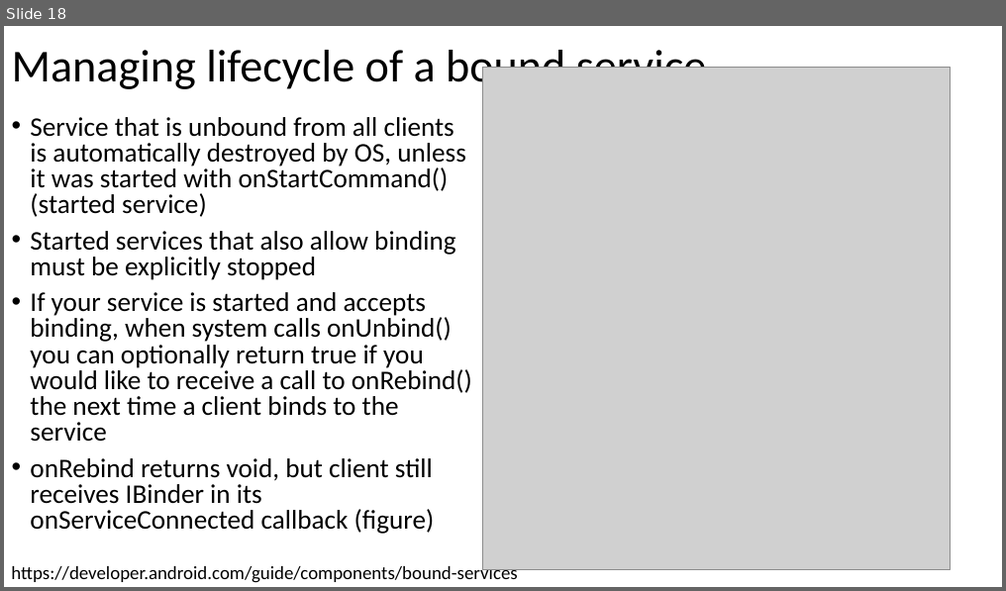
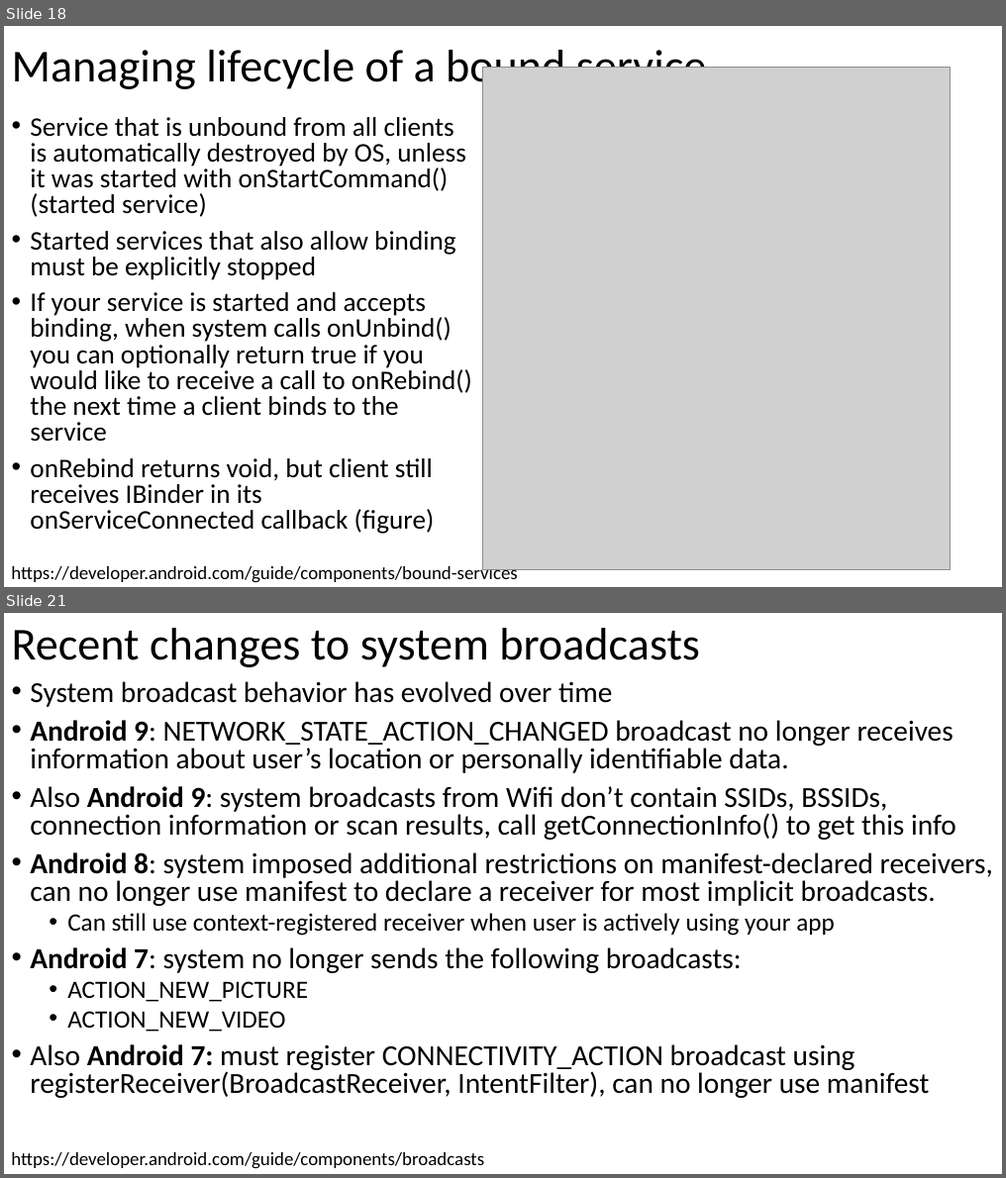
Before and after one commit to russellu/cs230, a slide deck: Lecture_10.pptx. Shown one above the other, each under a label of ours: slide 18 before the commit, slides 18 and 21 after it; the slides between them are not shown. The pictures are 1006x591 and 1006x1178 pixels, drawn with LibreOffice and Linux fonts; fonts in the diff are those of the drawing; grey boxes stand for pictures. Boxes give left, top, right and bottom in pixels: in the first picture for what was removed or moved away, otherwise in the second. Text is boxed around its words. In the diff, an @@ line names an element or a change of style, - is before the commit and + after.

```diff
--- a/Lecture_10.pptx
+++ b/Lecture_10.pptx
@@ slide 21 added at bbox=[4, 613, 1002, 1174], background #FFFFFF @@
@@ title added at bbox=[12, 628, 700, 667], 44 pt, text #000000 @@
+Recent changes to system broadcasts
@@ text added at bbox=[30, 681, 993, 1098], 28 pt, text #000000 @@
+• System broadcast behavior has evolved over time
+• Android 9: NETWORK_STATE_ACTION_CHANGED broadcast no longer receives information about user’s location or personally identifiable data.
+• Also Android 9: system broadcasts from Wifi don’t contain SSIDs, BSSIDs, connection information or scan results, call getConnectionInfo() to get this info
+• Android 8: system imposed additional restrictions on manifest-declared receivers, can no longer use manifest to declare a receiver for most implicit broadcasts.
+  • Can still use context-registered receiver when user is actively using your app
+• Android 7: system no longer sends the following broadcasts:
+  • ACTION_NEW_PICTURE
+  • ACTION_NEW_VIDEO
+• Also Android 7: must register CONNECTIVITY_ACTION broadcast using registerReceiver(BroadcastReceiver, IntentFilter), can no longer use manifest
@@ text added at bbox=[11, 1153, 484, 1169], 18 pt, text #000000 @@
+https://developer.android.com/guide/components/broadcasts
```
Also in this commit, not shown: 14 other slides added, 9 slides removed, 2 other files.
